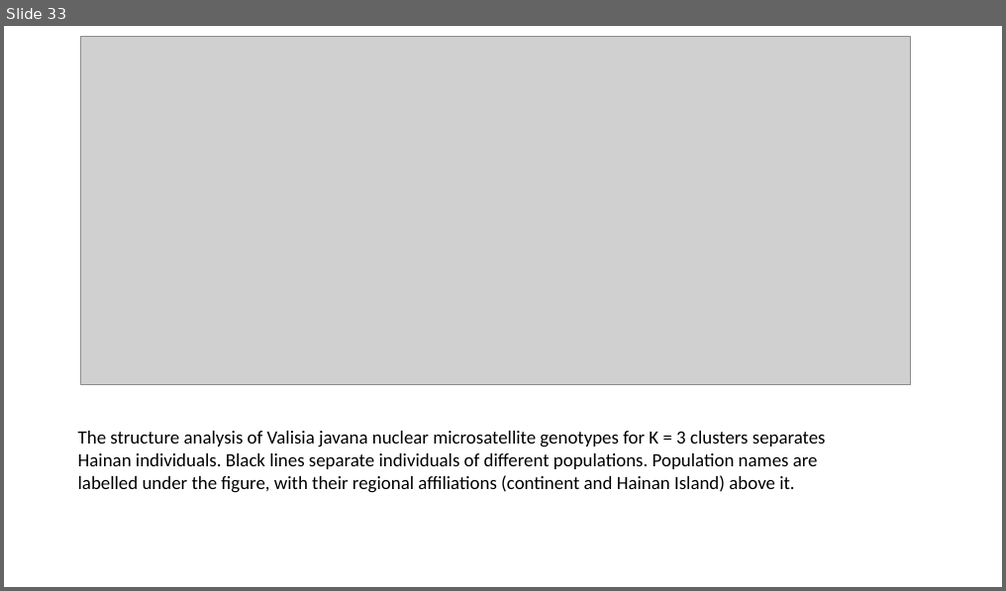
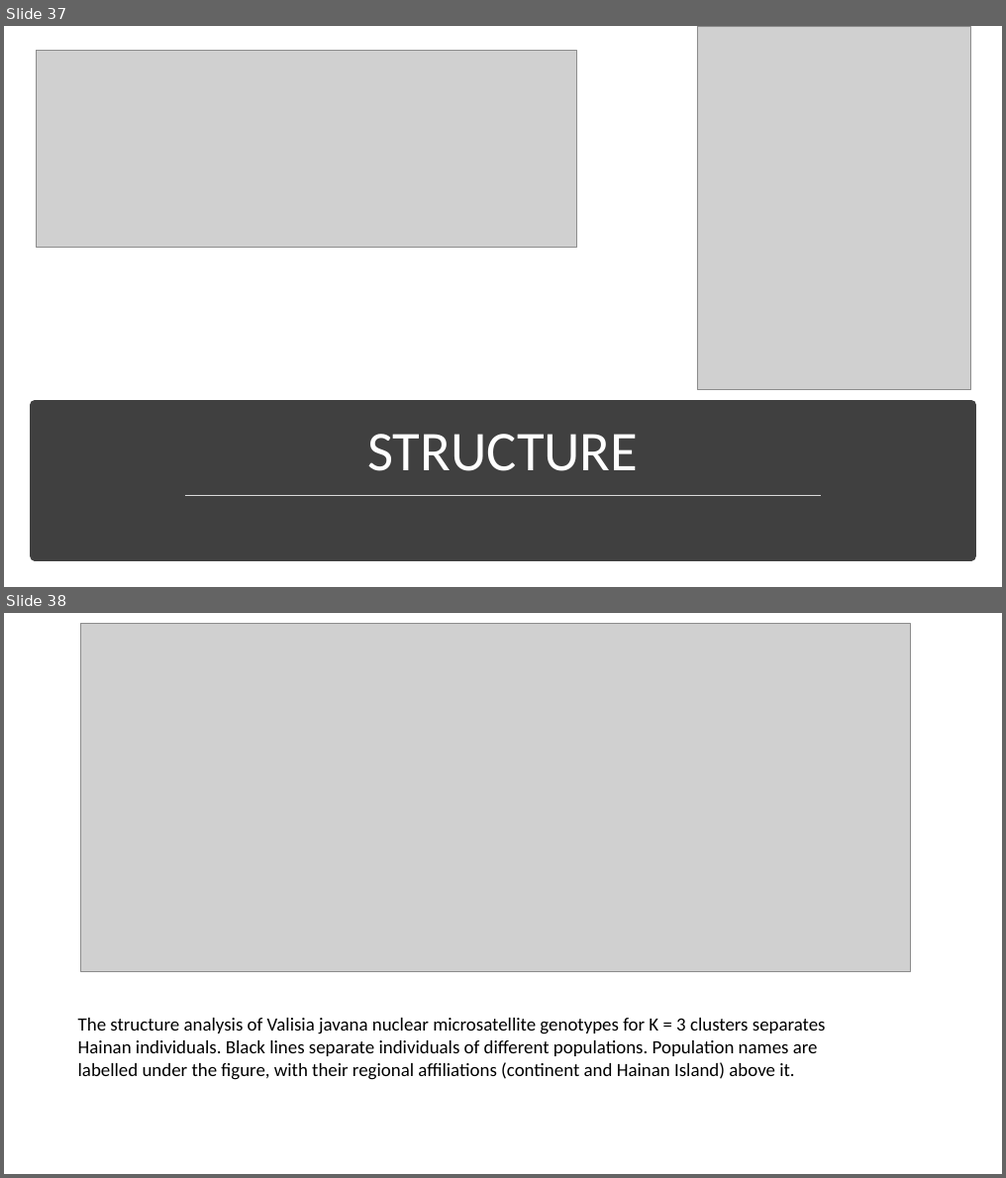
Before and after one commit to ashleyp1/BCB546X_Final_Project, a slide deck: PowerPoint Presentation for Final.pptx. Shown one above the other, each under a label of ours: slide 33 before the commit, slides 37 and 38 after it. The pictures are 1006x591 and 1006x1178 pixels, drawn with LibreOffice and Linux fonts; fonts in the diff are those of the drawing; grey boxes stand for pictures. Boxes give left, top, right and bottom in pixels: in the first picture for what was removed or moved away, otherwise in the second. Text is boxed around its words. In the diff, an @@ line names an element or a change of style, - is before the commit and + after.

```diff
--- a/PowerPoint Presentation for Final.pptx
+++ b/PowerPoint Presentation for Final.pptx
@@ slide 37 added at bbox=[4, 26, 1002, 587], background #FFFFFF @@
@@ picture added at bbox=[37, 50, 576, 248] @@
@@ picture added at bbox=[697, 26, 971, 390] @@
@@ rectangle added at bbox=[35, 405, 971, 557], fill #404040, outline #404040 10 pt @@
@@ text added at bbox=[367, 434, 638, 472], 54 pt, text #FFFFFF @@
+STRUCTURE
@@ line added from (185, 496) to (822, 496), #D9D9D9 1.75 pt @@
@@ what was slide 33 is now slide 38 @@
```
Also in this commit, not shown: 14 slides changed, 4 other slides added, 2 other files.
